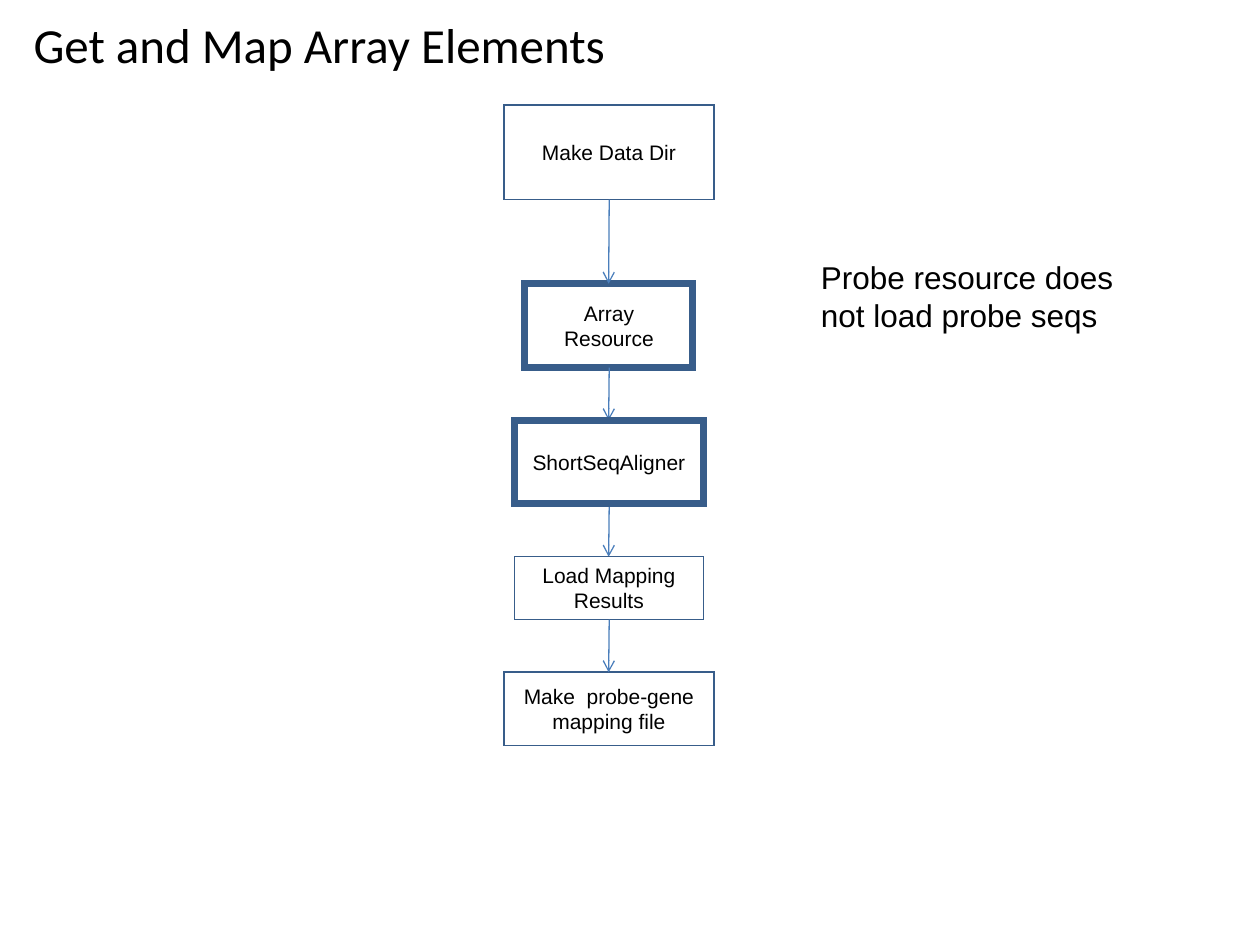
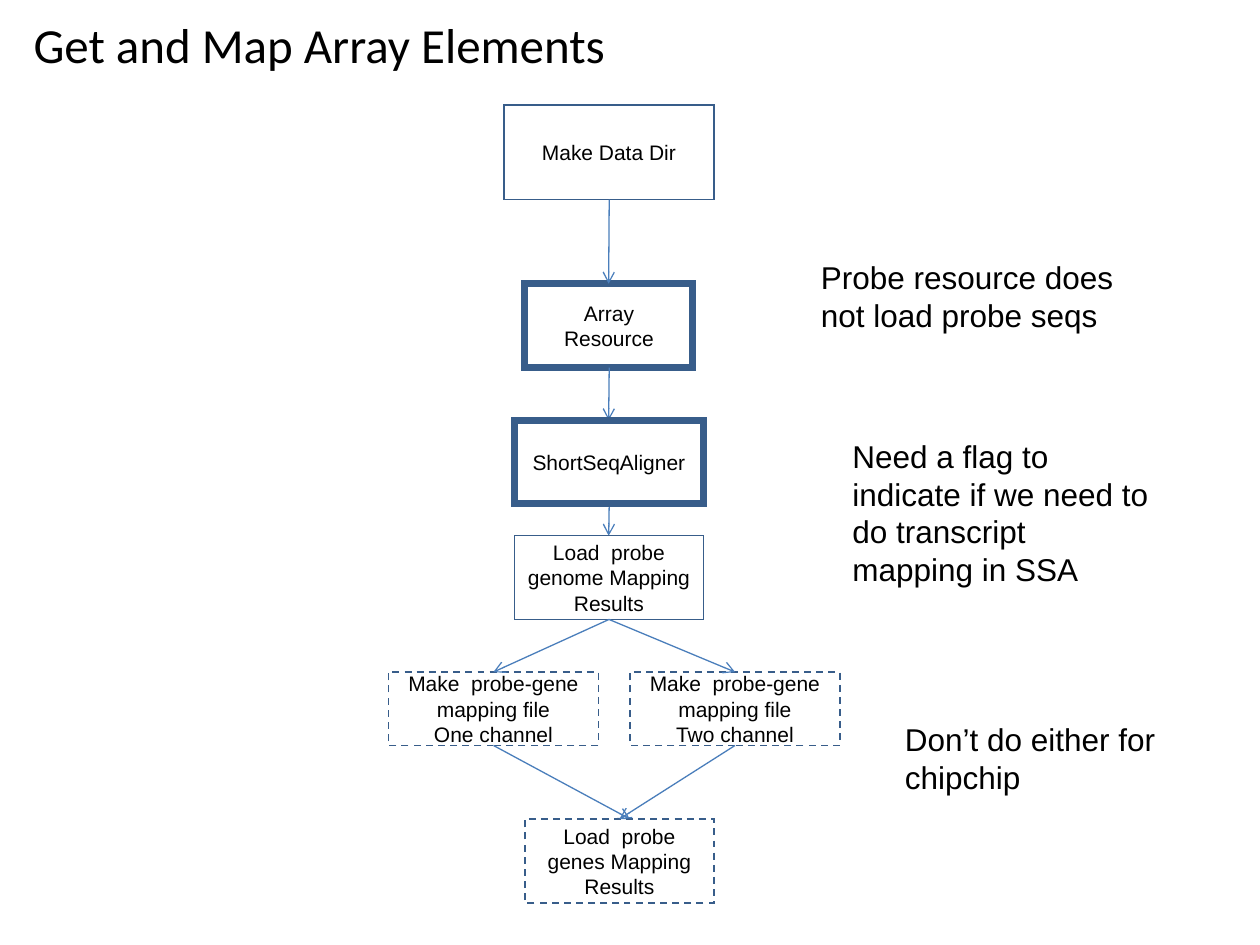
Before and after one commit to VEuPathDB/ApiCommonWorkflow, a slide deck: slide 47 of Main/doc/IntegratedWorkflow.ppt. Drawn at 1260x945 pixels with LibreOffice and Linux fonts; fonts in the diff are those of the drawing. Boxes give left, top, right and bottom in pixels: in the first picture for what was removed or moved away, otherwise in the second. Text is boxed around its words. In the diff, an @@ line names an element or a change of style, - is before the commit and + after.

```diff
--- a/Main/doc/IntegratedWorkflow.ppt
+++ b/Main/doc/IntegratedWorkflow.ppt
@@ text added at box(852, 445, 1148, 587), 18 pt, text #000000 @@
+Need a flag to indicate if we need to do transcript mapping in SSA
@@ arrow moved from (610, 504) - (609, 557) to (610, 504) - (609, 536) @@
@@ rectangle "Load probe genome Mapping Results": place and size @@
-rectangle "Load probe genome Mapping Results" at box(514, 557, 703, 620)
+rectangle "Load probe genome Mapping Results" at box(514, 536, 703, 620)
@@ text in rectangle at box(528, 544, 689, 612): text changed @@
-Load Mapping Results
+Load probe genome Mapping Results
@@ arrow moved from (610, 620) - (609, 673) to (609, 620) - (494, 672) @@
@@ arrow added from (609, 620) to (735, 672), #4A7EBB 0.74 pt @@
@@ rectangle "Make probe-gene mapping file": place and size @@
-rectangle "Make probe-gene mapping file" at box(504, 672, 714, 745)
+rectangle "Make probe-gene mapping file" at box(388, 672, 598, 745)
@@ rectangle "Make probe-gene mapping file" at box(388, 672, 598, 745): outline #385D8A 0.99 pt to #385D8A 0.99 pt dashed @@
@@ rectangle added at box(630, 672, 840, 745), outline #385D8A 0.99 pt dashed, 12 pt, text #000000 @@
+Make probe-gene mapping file
+Two channel
@@ text in rectangle at box(434, 726, 552, 746): paragraph added @@
+One channel
@@ arrow added from (494, 746) to (630, 819), #4A7EBB 0.74 pt @@
@@ arrow added from (735, 746) to (620, 819), #4A7EBB 0.74 pt @@
@@ text added at box(905, 728, 1155, 795), 18 pt, text #000000 @@
+Don’t do either for chipchip
@@ rectangle added at box(525, 819, 714, 903), outline #385D8A 0.99 pt dashed, 12 pt, text #000000 @@
+Load probe genes Mapping Results
```
Also in this commit, not shown: 6 other files.
